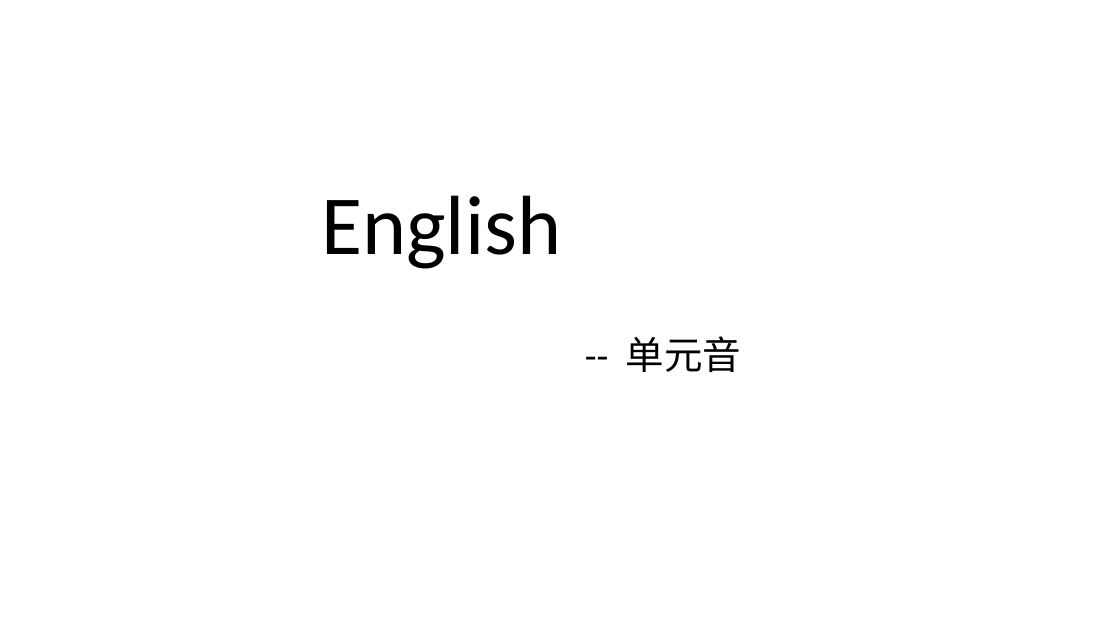
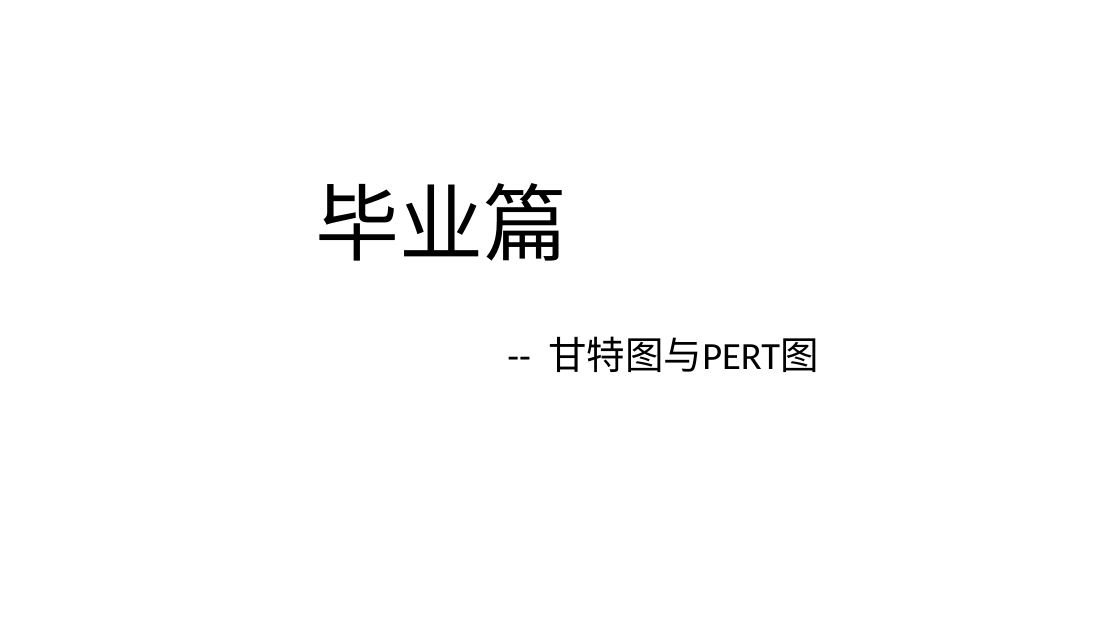
Before and after one commit to Kate-liu/Coder-Working, a slide deck: slide 15 of 9-Self article/标题Deno.pptx. Drawn at 1120x630 pixels with LibreOffice and Linux fonts; fonts in the diff are those of the drawing. Boxes give left, top, right and bottom in pixels: in the first picture for what was removed or moved away, otherwise in the second. Text is boxed around its words. In the diff, an @@ line names an element or a change of style, - is before the commit and + after.

```diff
--- a/9-Self article/标题Deno.pptx
+++ b/9-Self article/标题Deno.pptx
@@ title at (315, 183, 567, 261): text changed @@
-English
+毕业篇
@@ subtitle at (548, 336, 818, 372): text changed @@
--- 单元音
+-- 甘特图与PERT图
```
Also in this commit, not shown: 4 other files.
